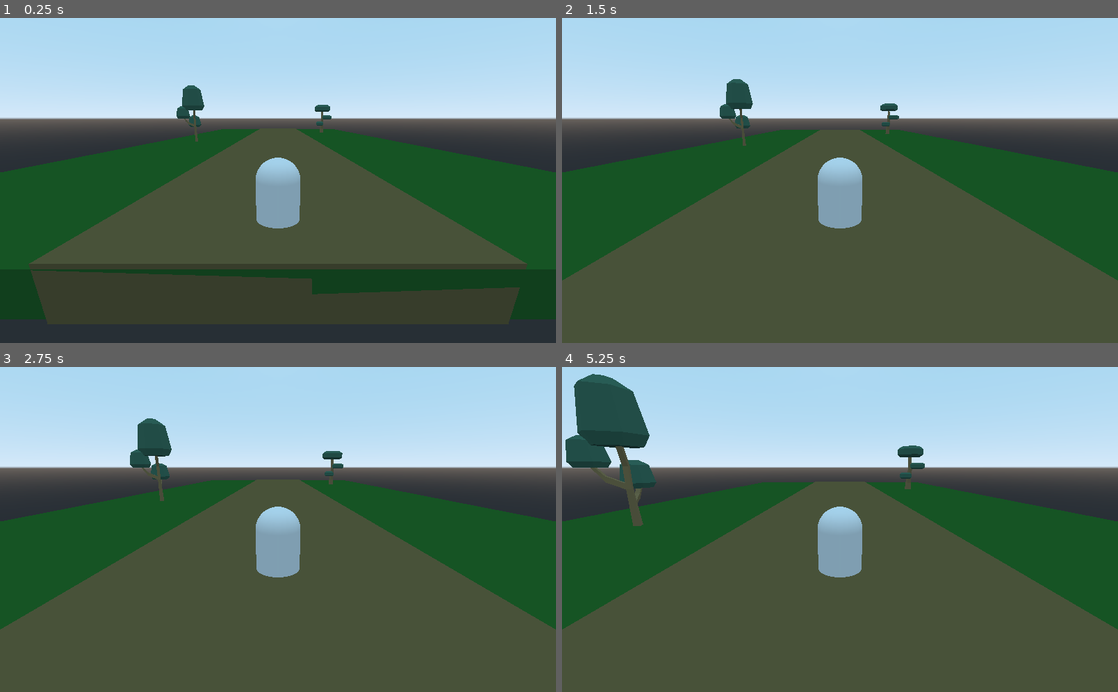
Above: before the commit, frames 1-4 (two rows, left to right).
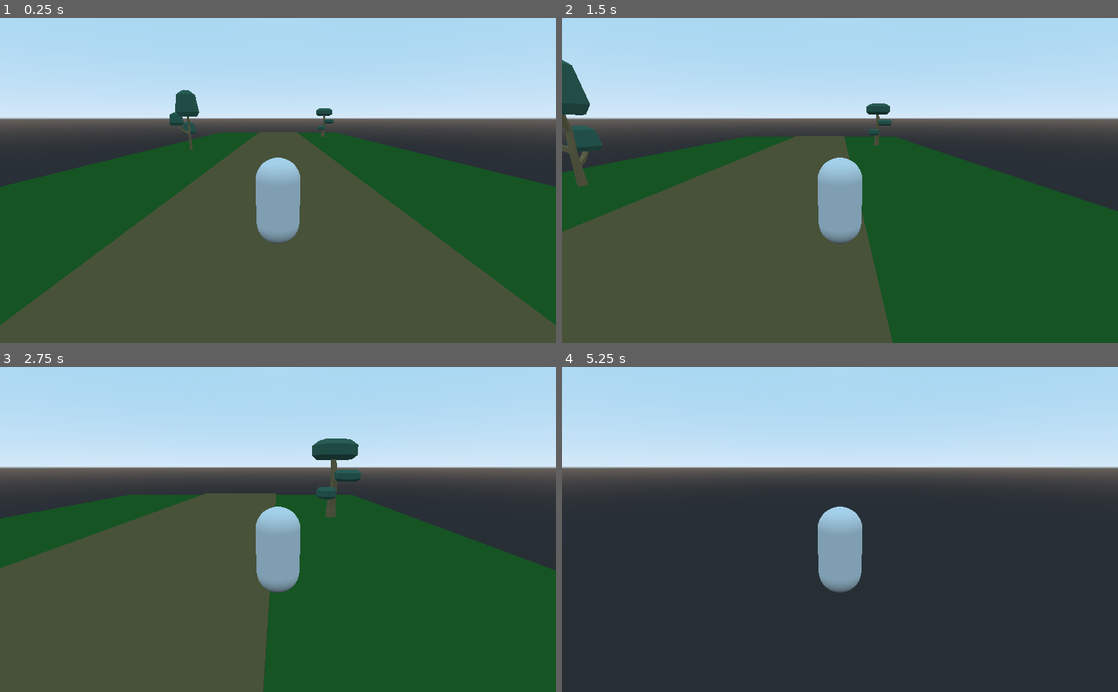
Above: after the commit, the same moments.

Repository: tjmlehtinen/aitajuoksu_bb_2022
Game: Godot game, scene res://scenes/Main.tscn
Same seed, same stepped clock (60 frames per second), same inputs: the game is played once before the commit and once after it. Before the commit the project has no main scene; this scene is started directly in both runs.
Inputs:
- Up to frame 1 (0.25 s): no input
- Up to frame 2 (1.5 s): hold Right (move_right, bound only after the commit) 0.53-1.28 s; hold Left (move_left, bound only after the commit) from 1.28 s (still down)
- Up to frame 3 (2.75 s): release Left (move_left, bound only after the commit) at 2.03 s; hold Right (move_right, bound only after the commit) from 2.03 s (still down)
- Up to frame 4 (5.25 s): release Right (move_right, bound only after the commit) at 3.53 s; hold Left (move_left, bound only after the commit) from 3.53 s (still down)

The runs differ from the first frame. In frame 1, 17% of the frame differs, in the area x 0-100%, y 20-100%; in frame 2, 28%; in frame 3, 33%; in frame 4, 62%, in the area x 0-100%, y 2-100%.

Commit message:
sivulle liikkuu

Diff:
--- a/project.godot
+++ b/project.godot
@@ -11,7 +11,23 @@
 [application]
 
 config/name="Aitajuoksu"
+run/main_scene="res://scenes/Main.tscn"
 config/icon="res://icon.png"
+
+[input]
+
+move_left={
+"deadzone": 0.5,
+"events": [ Object(InputEventKey,"resource_local_to_scene":false,"resource_name":"","device":0,"alt":false,"shift":false,"control":false,"meta":false,"command":false,"pressed":false,"scancode":16777231,"physical_scancode":0,"unicode":0,"echo":false,"script":null)
+, Object(InputEventKey,"resource_local_to_scene":false,"resource_name":"","device":0,"alt":false,"shift":false,"control":false,"meta":false,"command":false,"pressed":false,"scancode":65,"physical_scancode":0,"unicode":0,"echo":false,"script":null)
+ ]
+}
+move_right={
+"deadzone": 0.5,
+"events": [ Object(InputEventKey,"resource_local_to_scene":false,"resource_name":"","device":0,"alt":false,"shift":false,"control":false,"meta":false,"command":false,"pressed":false,"scancode":16777233,"physical_scancode":0,"unicode":0,"echo":false,"script":null)
+, Object(InputEventKey,"resource_local_to_scene":false,"resource_name":"","device":0,"alt":false,"shift":false,"control":false,"meta":false,"command":false,"pressed":false,"scancode":68,"physical_scancode":0,"unicode":0,"echo":false,"script":null)
+ ]
+}
 
 [physics]
 
--- a/scenes/Main.tscn
+++ b/scenes/Main.tscn
@@ -4,8 +4,9 @@
 [ext_resource path="res://scenes/Player.tscn" type="PackedScene" id=2]
 
 [node name="Main" type="Spatial"]
+transform = Transform( 1, 0, 0, 0, 1, 0, 0, 0, 1, 0, -0.162068, 0 )
 
 [node name="RoadStart" parent="." instance=ExtResource( 1 )]
 
 [node name="Player" parent="." instance=ExtResource( 2 )]
-transform = Transform( 1, 0, 0, 0, 1, 0, 0, 0, 1, 0, 0, -1 )
+transform = Transform( 1, 0, 0, 0, 1, 0, 0, 0, 1, 0, 0.621841, -1 )
--- a/scripts/Player.gd
+++ b/scripts/Player.gd
@@ -1,19 +1,22 @@
 extends KinematicBody
 
-
-# Declare member variables here. Examples:
-# var a = 2
-# var b = "text"
-
+# variables for moving
+var move_speed : float = 10.0
+var side_speed : float = 6.0
 
 # Called when the node enters the scene tree for the first time.
 func _ready():
 	pass # Replace with function body.
-
 
 # Called every frame. 'delta' is the elapsed time since the previous frame.
 #func _process(delta):
 #	pass
 
 func _physics_process(delta):
-	translation.z -= 3.0 * delta
+	var sideways : int = 0
+	if Input.is_action_pressed("move_left"):
+		sideways = -1
+	if Input.is_action_pressed("move_right"):
+		sideways = 1
+	translation.z -= move_speed * delta
+	translation.x += sideways * side_speed * delta
